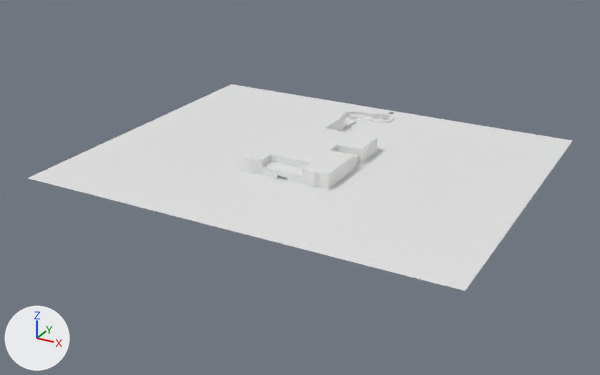
Before and after pictures for a commit that changed the Blender file Assets/Models/Environments/Mansion.blend.
Camera for both pictures: a camera (50 mm lens) standing at (267.0, -470.0, 227.0) and looking at (-4.0, 23.0, -20.0). Arrows for +X, +Y and +Z are at lower left; the lights stay in place. The picture after the commit comes second.

The scene before the commit, as lines of its bpy script (objects in view):
```python
ob_house = bpy.data.objects.new('House', me_grid)
ob_house.location = (0.0, 0.0, 0.0)
ob_landscape = bpy.data.objects.new('Landscape', me_plane)
ob_landscape.location = (0.0, 0.0, 0.0)
```
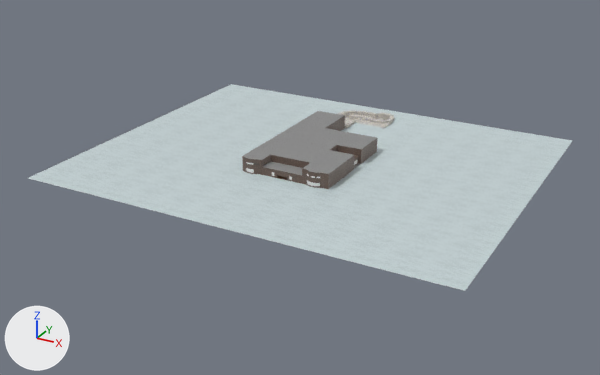
What differs and where, as boxes (x1, y1, x2, y2) in the pictures (600 x 375 px; the box of a moved part takes in the faces that stretch with it):
'Landscape', surface changed
    both: (29, 84, 572, 291)
'House', surface changed (white to grey)
    both: (242, 110, 395, 189)
part 1 of me_grid, reshaped
    both: (246, 110, 391, 169)
part 2 of me_grid, surface changed (white to grey)
    both: (242, 111, 395, 189)
part 3 of me_plane, moved or reshaped
    both: (105, 108, 554, 231)
part 4 of me_plane, surface changed
    both: (29, 84, 572, 291)

Diff of the bpy script that builds the scene:
```diff
--- a/Assets/Models/Environments/Mansion.blend.py
+++ b/Assets/Models/Environments/Mansion.blend.py
@@ img_snow_png @@
+img_snow_png = load_image('Snow.png', '../../Textures/Snow.png', 64, 64, 'sRGB')
@@ img_concretefloor_png @@
+img_concretefloor_png = load_image('ConcreteFloor.png', '../../Textures/ConcreteFloor.png', 128, 128, 'sRGB')
@@ img_exteriorbrick_png @@
+img_exteriorbrick_png = load_image('ExteriorBrick.png', '../../Textures/ExteriorBrick.png', 128, 128, 'sRGB')
@@ img_plaster_png @@
+img_plaster_png = load_image('Plaster.png', '../../Textures/Plaster.png', 128, 128, 'sRGB')
@@ img_tile_ornate_png @@
+img_tile_ornate_png = load_image('Tile_Ornate.png', '../../Textures/Tile_Ornate.png', 128, 128, 'sRGB')
@@ img_stairs_png @@
+img_stairs_png = load_image('Stairs.png', '../../Textures/Stairs.png', 128, 128, 'sRGB')
@@ mat_stairs @@
 mat_stairs = principled_material('Stairs')
-mat_stairs.base_color = (0.8, 0.8, 0.8)  # white #e7e7e7
+mat_stairs.texture = img_stairs_png
@@ mat_pooltile @@
 mat_pooltile = principled_material('PoolTile')
-mat_pooltile.base_color = (0.8, 0.8, 0.8)  # white #e7e7e7
+mat_pooltile.texture = img_tile_ornate_png
@@ mat_ceiling @@
 mat_ceiling = principled_material('Ceiling')
-mat_ceiling.base_color = (0.8, 0.8, 0.8)  # white #e7e7e7
+mat_ceiling.texture = img_plaster_png
@@ mat_exterior @@
 mat_exterior = principled_material('Exterior')
-mat_exterior.base_color = (0.8, 0.8, 0.8)  # white #e7e7e7
+mat_exterior.texture = img_exteriorbrick_png
@@ mat_exteriorfloor @@
 mat_exteriorfloor = principled_material('ExteriorFloor')
-mat_exteriorfloor.base_color = (0.8, 0.8, 0.8)  # white #e7e7e7
+mat_exteriorfloor.texture = img_concretefloor_png
@@ mat_snow @@
 mat_snow = principled_material('Snow')
-mat_snow.base_color = (0.8, 0.8, 0.8)  # white #e7e7e7
+mat_snow.texture = img_snow_png
@@ me_grid @@
 # used by ob_house; location = (0.0, 0.0, 0.0)
-me_grid.from_pydata(...)  # 10028 vertices, 9980 faces, 1 loose edge; spans x -32.0..36.0, y -12.0..161.0, z -15.0..11.0
+me_grid.from_pydata(...)  # 10112 vertices, 10064 faces, 1 loose edge; spans x -32.0..36.0, y -12.0..161.0, z -15.0..11.0
+# me_grid part 1
+# 85 faces are deleted
+# 1 vertex moves from x 19.0, y 135.0, z -3.0 to x 19.0, y 135.0, z 0.0
+# 84 vertices are added at x -26.0..2.0, y -12.0..146.0, z 0.0..11.0
+# 26 new faces join them, mat_exterior (picture img_exteriorbrick_png)
+# 2 new faces join them, mat_window (white #e7e7e7)
+# 112 new faces join them, mat_exteriorfloor (picture img_concretefloor_png)
+# 29 new faces join them, mat_pooltile (picture img_tile_ornate_png)
+# me_grid part 2: 9758 kept faces spanning x -32.0..36.0, y -12.0..161.0, z -15.0..11.0 get new texture (UV) coordinates
 me_grid.materials.append(mat_woodfloor)
@@ me_plane @@
 # used by ob_landscape; location = (0.0, 0.0, 0.0)
-me_plane.from_pydata(...)  # 1224 vertices, 1078 faces, 1 loose edge; spans x -156.0..160.0, y -94.0..165.0, z 0.0..1.0
+me_plane.from_pydata(...)  # 1177 vertices, 1037 faces, 1 loose edge; spans x -156.0..160.0, y -94.0..165.0, z -2.0..0.0
+# me_plane part 3
+# 81 vertices are removed from x -156.0..160.0, y -14.0..165.0, z 0.0..1.0
+# 128 faces are deleted
+# 5 vertices in x -25.0, y 106.0..122.0, z 0.0 move by (-2.0, 0.0, 0.0)
+# 15 vertices move from x -28.0..20.0, y 102.0..161.0, z 0.0 to x -28.0..19.0, y 105.0..161.0, z -2.0..0.0
+# 34 vertices are added at x -26.0..160.0, y -12.0..151.0, z -2.0..0.0
+# 87 new faces join them
+# me_plane part 4: 950 kept faces spanning x -156.0..160.0, y -94.0..165.0, z -2.0..0.0 get new texture (UV) coordinates
 me_plane.materials.append(mat_snow)
```
